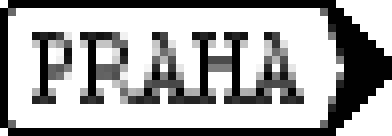
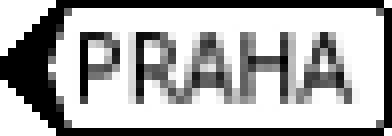
Comparing the layer stacks of the two 392x136 images. Changes:
painted on "PRAHA" over [32, 24, 360, 112]
painted on "arrow.png" over [0, 0, 392, 136]
